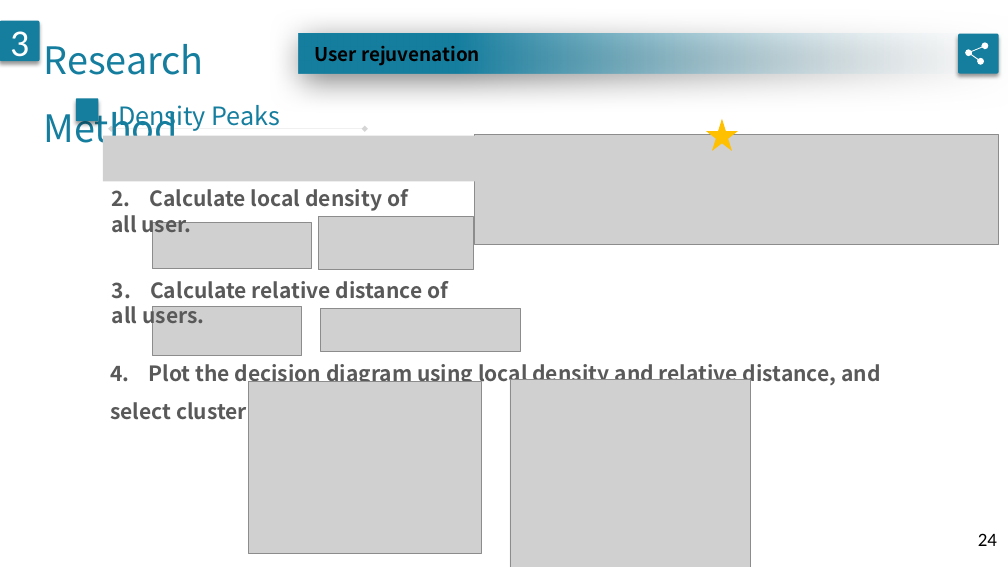
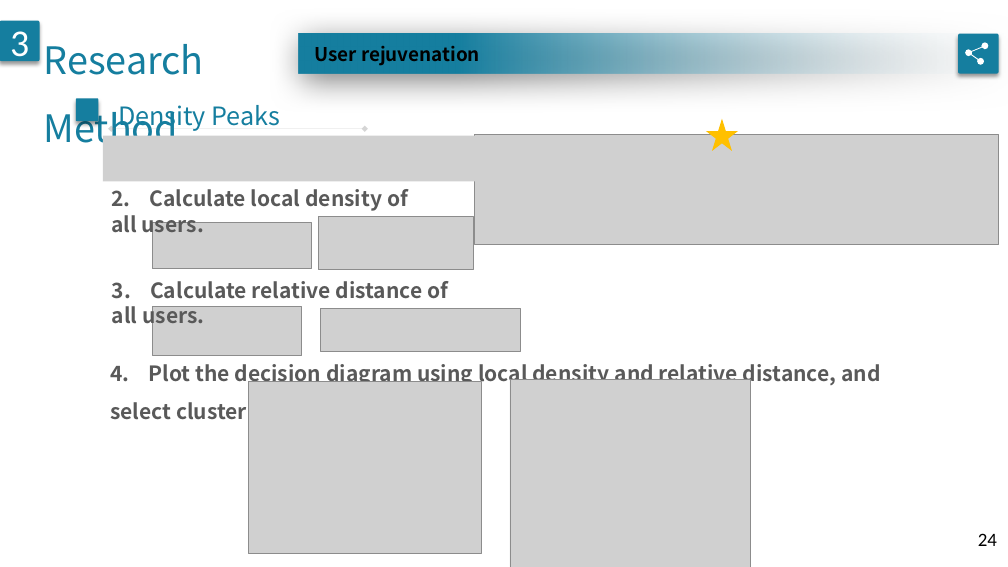
Before and after one commit to geminiwoo/oral-exam, a slide deck: slide 24 of 口試.pptx. Drawn at 1008x567 pixels with LibreOffice and Linux fonts; fonts in the diff are those of the drawing; grey boxes stand for pictures. Boxes give left, top, right and bottom in pixels: in the first picture for what was removed or moved away, otherwise in the second. Text is boxed around its words. In the diff, an @@ line names an element or a change of style, - is before the commit and + after.

```diff
--- a/口試.pptx
+++ b/口試.pptx
@@ text at [111, 189, 408, 237]: text changed @@
-2. Calculate local density of all user.
+2. Calculate local density of all users.
```
Also in this commit, not shown: 4 other slides changed.
